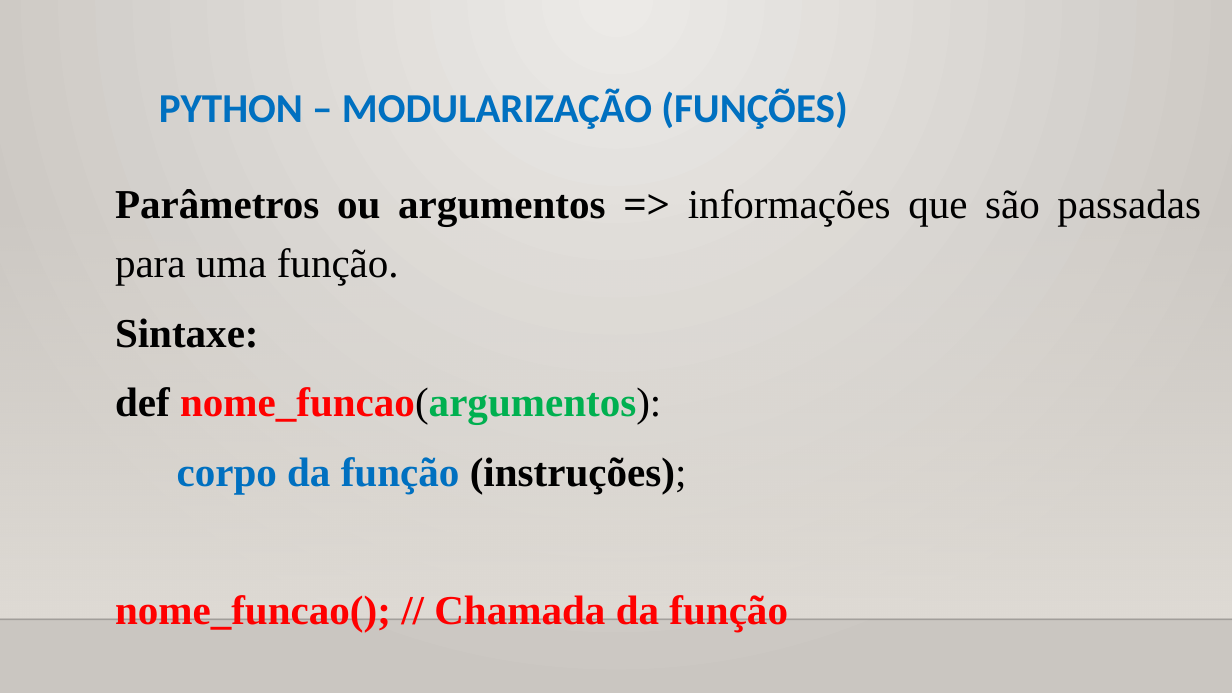
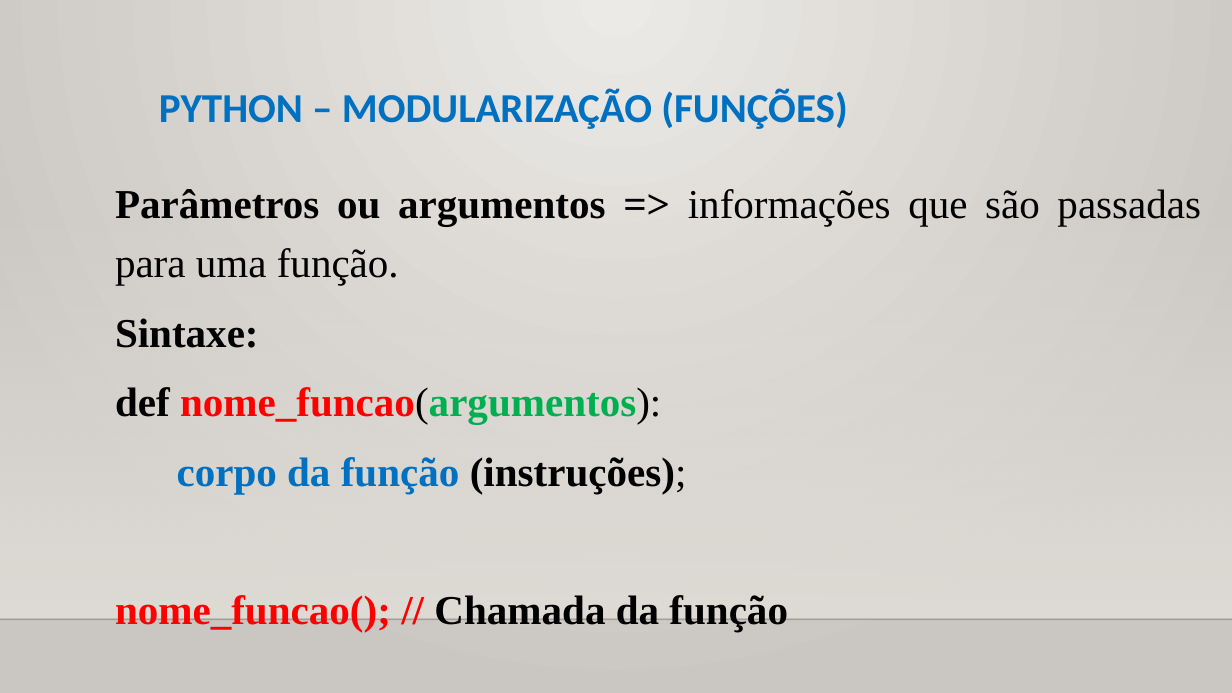
Before and after one commit to CloudEducationBrazil/WydenPythonParadigmas, a slide deck: slide 4 of 01 Classes/Aula 08 Programação Python - Modularização Funções.pptx. Drawn at 1232x693 pixels with LibreOffice and Linux fonts; fonts in the diff are those of the drawing; background and template pictures are left out. Boxes give left, top, right and bottom in pixels: in the first picture for what was removed or moved away, otherwise in the second. Text is boxed around its words. In the diff, an @@ line names an element or a change of style, - is before the commit and + after.

Commit message:
revisão ppts python

```diff
--- a/01 Classes/Aula 08 Programação Python - Modularização Funções.pptx
+++ b/01 Classes/Aula 08 Programação Python - Modularização Funções.pptx
@@ text at [115,595,788,632]: text colour #FF0000 to #000000 in "Chamada da função" @@
```
Also in this commit, not shown: 3 other slides changed, 1 slide added, 2 other files.
